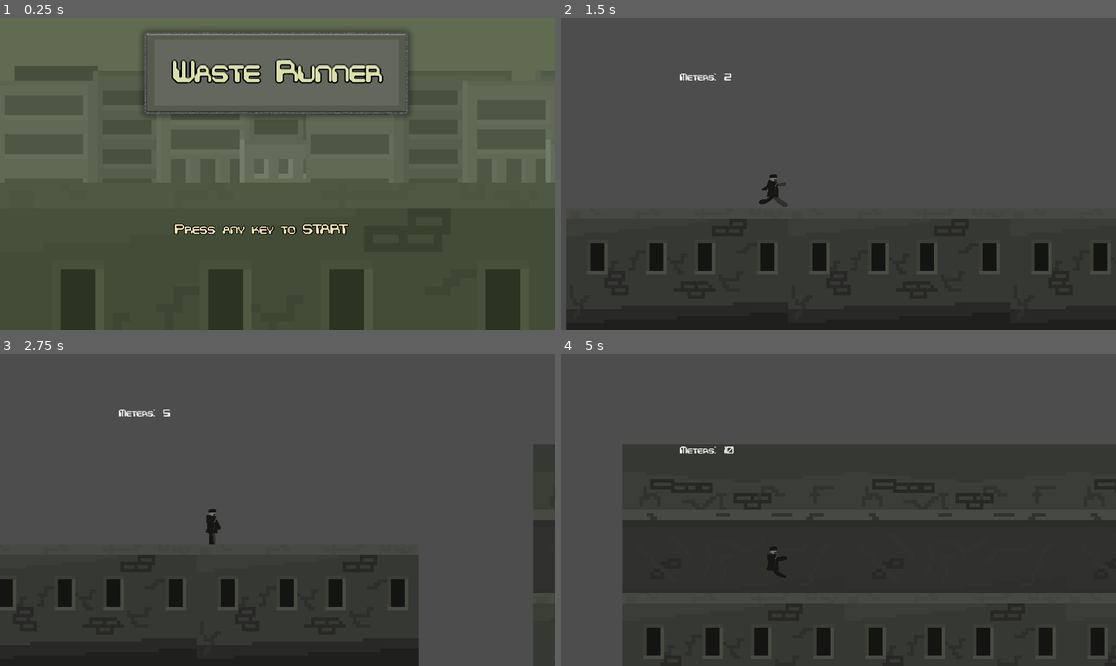
Above: before the commit, frames 1-4 (two rows, left to right).
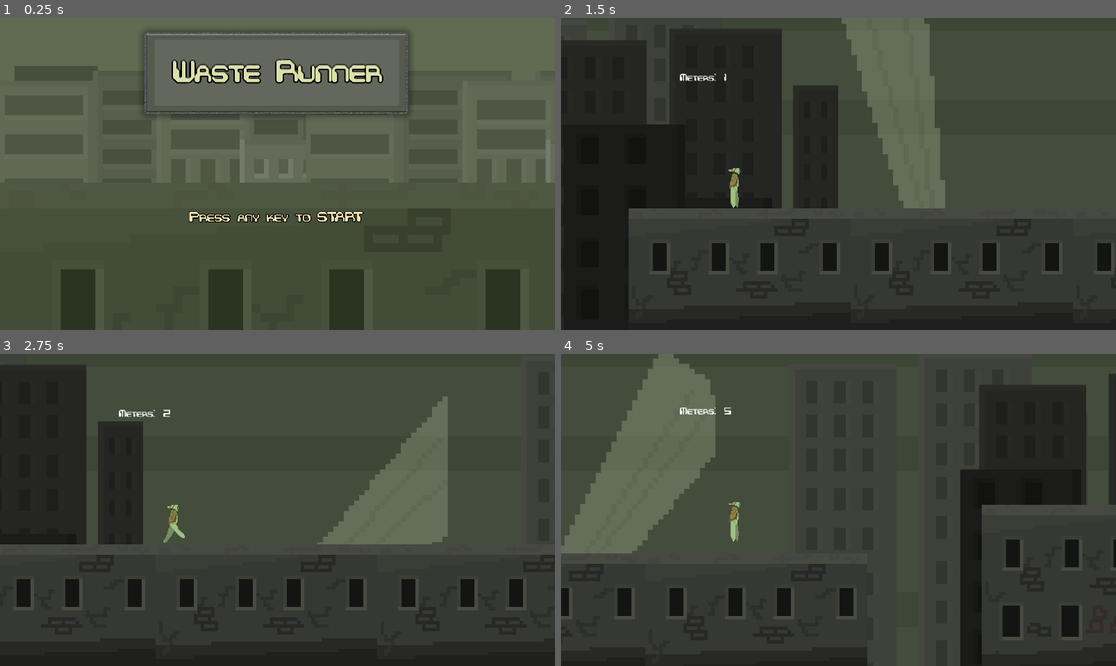
Above: after the commit, the same moments.

Repository: Dyspor/cplatformer
Game: Godot game, scene res://Data/Menus/MainMenu/MainMenu.tscn
Two runs of this game, one before a commit and one after it. Both use one fixed random seed, a clock stepped at 60 frames per second and the inputs below.
Inputs:
- Up to frame 1 (0.25 s): no input
- Up to frame 2 (1.5 s): tap Enter at 0.5 s; tap Space (Jump) at 0.77 s
- Up to frame 3 (2.75 s): tap Space (Jump) at 1.52 s
- Up to frame 4 (5 s): tap Space (Jump) at 3.02, 3.77, 4.52 s

The runs differ from the first frame. In frame 1, 1.3% of the frame differs, in the area x 31-66%, y 61-70%; in frame 2, 37%, in the area x 0-100%, y 0-100%; in frame 3, 28%; in frame 4, 31%.

Commit message:
Fixes and Updates

Diff:
--- a/Data/Menus/GameOver/game_over.tscn
+++ b/Data/Menus/GameOver/game_over.tscn
@@ -22,10 +22,10 @@
 
 [node name="Label" type="Label" parent="."]
 layout_mode = 0
-offset_left = 556.0
-offset_top = 733.0
-offset_right = 1359.0
-offset_bottom = 800.0
+offset_left = 578.0
+offset_top = 676.0
+offset_right = 1381.0
+offset_bottom = 743.0
 theme_override_constants/shadow_offset_y = 60
 theme_override_constants/outline_size = 10
 theme_override_constants/shadow_outline_size = 60
@@ -35,9 +35,9 @@
 
 [node name="ScoreTXT" type="Label" parent="."]
 layout_mode = 0
-offset_left = 347.0
+offset_left = 658.0
 offset_top = 568.0
-offset_right = 653.0
+offset_right = 964.0
 offset_bottom = 641.0
 theme_override_colors/font_color = Color(0.835779, 0.782283, 0.557748, 1)
 theme_override_constants/outline_size = 10
@@ -48,9 +48,9 @@
 
 [node name="ScoreNumb" type="Label" parent="."]
 layout_mode = 0
-offset_left = 690.0
+offset_left = 1001.0
 offset_top = 574.0
-offset_right = 1404.0
+offset_right = 1715.0
 offset_bottom = 647.0
 theme_override_colors/font_color = Color(0.368214, 0.750804, 0, 1)
 theme_override_constants/outline_size = 10
--- a/Data/Menus/MainMenu/MainMenu.tscn
+++ b/Data/Menus/MainMenu/MainMenu.tscn
@@ -26,10 +26,10 @@
 
 [node name="Label" type="Label" parent="."]
 layout_mode = 0
-offset_left = 604.0
-offset_top = 710.0
-offset_right = 1207.0
-offset_bottom = 759.0
+offset_left = 655.0
+offset_top = 668.0
+offset_right = 1258.0
+offset_bottom = 717.0
 theme_override_colors/font_color = Color(0.956863, 0.898039, 0.701961, 1)
 theme_override_colors/font_shadow_color = Color(0, 0, 0, 1)
 theme_override_colors/font_outline_color = Color(0, 0, 0, 1)
--- a/game.tscn
+++ b/game.tscn
@@ -1,9 +1,163 @@
-[gd_scene load_steps=7 format=3 uid="uid://ddsjhyoweemvi"]
-
+[gd_scene load_steps=32 format=3 uid="uid://ddsjhyoweemvi"]
+
+[ext_resource type="Texture2D" uid="uid://cm7p4u2eux0ug" path="res://Assets/Animated_Clutter/BG/BG-Statc.png" id="1_c8d26"]
 [ext_resource type="Script" path="res://playerController.gd" id="1_igih7"]
+[ext_resource type="Texture2D" uid="uid://dq4my8431yy16" path="res://Assets/Animated_Clutter/BG/BGLight.png" id="2_73d1f"]
 [ext_resource type="FontFile" uid="uid://cxwi84spn5e1k" path="res://Data/Font/chintzy.ttf" id="2_dwad5"]
+[ext_resource type="Texture2D" uid="uid://dwhqayt51bhet" path="res://Assets/Animated_Clutter/BG/BgndBldgMid.png" id="3_kgf1u"]
 [ext_resource type="Script" path="res://ground_spawner.gd" id="4_580er"]
-[ext_resource type="SpriteFrames" uid="uid://ddcbffrkomnhi" path="res://Assets/Player/player_sprite_animation.tres" id="5_fyppi"]
+[ext_resource type="Texture2D" uid="uid://lexrqaj84sr2" path="res://Assets/Animated_Clutter/BG/BgndBldgVore.png" id="4_a430f"]
+[ext_resource type="Texture2D" uid="uid://bpn63oroxdxvr" path="res://Assets/Player/Char.png" id="7_vays5"]
+
+[sub_resource type="AtlasTexture" id="AtlasTexture_dky2t"]
+atlas = ExtResource("1_c8d26")
+region = Rect2(0, 0, 64, 64)
+
+[sub_resource type="AtlasTexture" id="AtlasTexture_evc23"]
+atlas = ExtResource("1_c8d26")
+region = Rect2(0, 64, 64, 64)
+
+[sub_resource type="AtlasTexture" id="AtlasTexture_mdp12"]
+atlas = ExtResource("1_c8d26")
+region = Rect2(0, 128, 64, 64)
+
+[sub_resource type="AtlasTexture" id="AtlasTexture_ulb4u"]
+atlas = ExtResource("1_c8d26")
+region = Rect2(0, 192, 64, 64)
+
+[sub_resource type="SpriteFrames" id="SpriteFrames_bnnb4"]
+animations = [{
+"frames": [{
+"duration": 1.0,
+"texture": SubResource("AtlasTexture_dky2t")
+}, {
+"duration": 1.0,
+"texture": SubResource("AtlasTexture_evc23")
+}, {
+"duration": 1.0,
+"texture": SubResource("AtlasTexture_mdp12")
+}, {
+"duration": 1.0,
+"texture": SubResource("AtlasTexture_ulb4u")
+}],
+"loop": true,
+"name": &"BG-StaticNoise",
+"speed": 5.0
+}]
+
+[sub_resource type="AtlasTexture" id="AtlasTexture_wf3no"]
+atlas = ExtResource("2_73d1f")
+region = Rect2(0, 0, 64, 63)
+
+[sub_resource type="AtlasTexture" id="AtlasTexture_iby4w"]
+atlas = ExtResource("2_73d1f")
+region = Rect2(0, 64, 64, 63)
+
+[sub_resource type="AtlasTexture" id="AtlasTexture_khsus"]
+atlas = ExtResource("2_73d1f")
+region = Rect2(0, 128, 64, 63)
+
+[sub_resource type="AtlasTexture" id="AtlasTexture_bltci"]
+atlas = ExtResource("2_73d1f")
+region = Rect2(0, 192, 64, 63)
+
+[sub_resource type="AtlasTexture" id="AtlasTexture_5mahx"]
+atlas = ExtResource("2_73d1f")
+region = Rect2(0, 256, 64, 63)
+
+[sub_resource type="AtlasTexture" id="AtlasTexture_od8w3"]
+atlas = ExtResource("2_73d1f")
+region = Rect2(0, 320, 64, 63)
+
+[sub_resource type="AtlasTexture" id="AtlasTexture_2dr3x"]
+atlas = ExtResource("2_73d1f")
+region = Rect2(0, 384, 64, 63)
+
+[sub_resource type="AtlasTexture" id="AtlasTexture_05iit"]
+atlas = ExtResource("2_73d1f")
+region = Rect2(0, 448, 64, 63)
+
+[sub_resource type="AtlasTexture" id="AtlasTexture_q6h7h"]
+atlas = ExtResource("2_73d1f")
+region = Rect2(0, 512, 64, 63)
+
+[sub_resource type="AtlasTexture" id="AtlasTexture_sbd3n"]
+atlas = ExtResource("2_73d1f")
+region = Rect2(0, 576, 64, 63)
+
+[sub_resource type="SpriteFrames" id="SpriteFrames_o77o8"]
+animations = [{
+"frames": [{
+"duration": 1.0,
+"texture": SubResource("AtlasTexture_wf3no")
+}, {
+"duration": 1.0,
+"texture": SubResource("AtlasTexture_iby4w")
+}, {
+"duration": 1.0,
+"texture": SubResource("AtlasTexture_khsus")
+}, {
+"duration": 1.0,
+"texture": SubResource("AtlasTexture_bltci")
+}, {
+"duration": 1.0,
+"texture": SubResource("AtlasTexture_5mahx")
+}, {
+"duration": 1.0,
+"texture": SubResource("AtlasTexture_od8w3")
+}, {
+"duration": 1.0,
+"texture": SubResource("AtlasTexture_2dr3x")
+}, {
+"duration": 1.0,
+"texture": SubResource("AtlasTexture_05iit")
+}, {
+"duration": 1.0,
+"texture": SubResource("AtlasTexture_q6h7h")
+}, {
+"duration": 1.0,
+"texture": SubResource("AtlasTexture_sbd3n")
+}],
+"loop": true,
+"name": &"Lights",
+"speed": 5.0
+}]
+
+[sub_resource type="AtlasTexture" id="AtlasTexture_mof0n"]
+atlas = ExtResource("7_vays5")
+region = Rect2(0, 0, 64, 63)
+
+[sub_resource type="AtlasTexture" id="AtlasTexture_3u1i2"]
+atlas = ExtResource("7_vays5")
+region = Rect2(0, 64, 64, 63)
+
+[sub_resource type="AtlasTexture" id="AtlasTexture_3lpbf"]
+atlas = ExtResource("7_vays5")
+region = Rect2(0, 128, 64, 63)
+
+[sub_resource type="AtlasTexture" id="AtlasTexture_ryy0k"]
+atlas = ExtResource("7_vays5")
+region = Rect2(0, 192, 64, 63)
+
+[sub_resource type="SpriteFrames" id="SpriteFrames_ud2di"]
+animations = [{
+"frames": [{
+"duration": 1.0,
+"texture": SubResource("AtlasTexture_mof0n")
+}, {
+"duration": 1.0,
+"texture": SubResource("AtlasTexture_3u1i2")
+}, {
+"duration": 1.0,
+"texture": SubResource("AtlasTexture_3lpbf")
+}, {
+"duration": 1.0,
+"texture": SubResource("AtlasTexture_ryy0k")
+}],
+"loop": true,
+"name": &"default",
+"speed": 5.0
+}]
 
 [sub_resource type="RectangleShape2D" id="RectangleShape2D_io54n"]
 size = Vector2(15, 44)
@@ -11,6 +165,61 @@
 [sub_resource type="WorldBoundaryShape2D" id="WorldBoundaryShape2D_clva3"]
 
 [node name="Game" type="Node2D"]
+
+[node name="ParallaxBackground" type="ParallaxBackground" parent="."]
+
+[node name="Static" type="ParallaxLayer" parent="ParallaxBackground"]
+position = Vector2(222, -98)
+motion_scale = Vector2(0, 0)
+
+[node name="AnimatedSprite2D" type="AnimatedSprite2D" parent="ParallaxBackground/Static"]
+modulate = Color(0.752174, 0.793477, 0.70119, 1)
+position = Vector2(318, 353)
+scale = Vector2(20, 20)
+sprite_frames = SubResource("SpriteFrames_bnnb4")
+animation = &"BG-StaticNoise"
+autoplay = "BG-StaticNoise"
+
+[node name="Light" type="ParallaxLayer" parent="ParallaxBackground"]
+modulate = Color(1, 1, 1, 0.278431)
+texture_filter = 1
+position = Vector2(401, -218)
+motion_mirroring = Vector2(1920, 0)
+
+[node name="AnimatedSprite2D" type="AnimatedSprite2D" parent="ParallaxBackground/Light"]
+scale = Vector2(6, 6)
+sprite_frames = SubResource("SpriteFrames_o77o8")
+animation = &"Lights"
+autoplay = "Lights"
+frame = 6
+frame_progress = 0.45539
+
+[node name="BLDgMid2" type="ParallaxLayer" parent="ParallaxBackground"]
+position = Vector2(-16, -196)
+motion_mirroring = Vector2(850, 0)
+
+[node name="Sprite2D" type="Sprite2D" parent="ParallaxBackground/BLDgMid2"]
+modulate = Color(0.791999, 0.791999, 0.791999, 1)
+scale = Vector2(6.5, 6.5)
+texture = ExtResource("3_kgf1u")
+
+[node name="BLDgMid" type="ParallaxLayer" parent="ParallaxBackground"]
+position = Vector2(53, -172)
+motion_mirroring = Vector2(1000, 0)
+
+[node name="Sprite2D" type="Sprite2D" parent="ParallaxBackground/BLDgMid"]
+modulate = Color(0.470074, 0.470077, 0.470075, 1)
+scale = Vector2(6.5, 6.5)
+texture = ExtResource("3_kgf1u")
+
+[node name="BldgVor" type="ParallaxLayer" parent="ParallaxBackground"]
+position = Vector2(20, -137)
+motion_mirroring = Vector2(950, 0)
+
+[node name="Sprite2D" type="Sprite2D" parent="ParallaxBackground/BldgVor"]
+modulate = Color(0.497474, 0.497474, 0.497474, 1)
+scale = Vector2(5, 5)
+texture = ExtResource("4_a430f")
 
 [node name="Player" type="CharacterBody2D" parent="."]
 position = Vector2(19, -167)
@@ -20,12 +229,12 @@
 script = ExtResource("1_igih7")
 gravity = 250.0
 jump_force = 250.0
-start_move_speed = 225.0
-add_speed_per_second = 5.0
+start_move_speed = 100.0
+add_speed_per_second = 15.0
 min_jump_time = 0.1
 
 [node name="Camera2D" type="Camera2D" parent="Player"]
-position = Vector2(100, -50)
+position = Vector2(158.667, -49.3333)
 zoom = Vector2(3, 3)
 limit_left = -100
 limit_bottom = 0
@@ -47,12 +256,11 @@
 theme_override_fonts/font = ExtResource("2_dwad5")
 
 [node name="AnimatedSprite2D" type="AnimatedSprite2D" parent="Player"]
+modulate = Color(0.729412, 1, 1, 1)
+self_modulate = Color(1, 0.877831, 0.596266, 1)
 position = Vector2(0, -64)
-sprite_frames = ExtResource("5_fyppi")
-animation = &"move"
-autoplay = "move"
-frame = 1
-frame_progress = 0.31442
+sprite_frames = SubResource("SpriteFrames_ud2di")
+autoplay = "default"
 centered = false
 offset = Vector2(-25, 0)
 
@@ -62,6 +270,7 @@
 debug_color = Color(0.828229, 0.00150534, 0.949095, 0.42)
 
 [node name="Spawner" type="Node2D" parent="."]
+z_index = 2
 script = ExtResource("4_580er")
 
 [node name="DeathZone" type="Area2D" parent="."]
--- a/ground_spawner.gd
+++ b/ground_spawner.gd
@@ -4,7 +4,7 @@
 const small_building: PackedScene = preload("res://Prefabs/BuildingSmall.tscn")
 const medium_building: PackedScene = preload("res://Prefabs/BuildingMedium.tscn")
 const big_building: PackedScene = preload("res://Prefabs/BuildingBig.tscn")
-const tunnel_building: PackedScene = preload("res://Prefabs/BuildingTunnel.tscn")
+#const tunnel_building: PackedScene = preload("res://Prefabs/BuildingTunnel.tscn")
 
 @export var platform_gap: float = 900.0
 
@@ -14,7 +14,7 @@
 
 # Called when the node enters the scene tree for the first time.
 func _ready() -> void:
-	buildings = [small_building, medium_building, big_building, tunnel_building]
+	buildings = [small_building, medium_building, big_building,]
 
 	var start_building: Node = medium_building.instantiate()
 	start_building.position = Vector2(last_spawn, 0)
Binary file added: Assets/Animated_Clutter/BG/BG-Statc.png
Not shown, added: Assets/Animated_Clutter/BG/BG-Statc.png.import
Binary file added: Assets/Animated_Clutter/BG/BGLight.png
Not shown, added: Assets/Animated_Clutter/BG/BGLight.png.import
Binary file added: Assets/Animated_Clutter/BG/BgndBldgMid.png
Not shown, added: Assets/Animated_Clutter/BG/BgndBldgMid.png.import
Binary file added: Assets/Animated_Clutter/BG/BgndBldgVore.png
Not shown, added: Assets/Animated_Clutter/BG/BgndBldgVore.png.import
Binary file added: Assets/Animated_Clutter/RecBgndBldg.png
Not shown, added: Assets/Animated_Clutter/RecBgndBldg.png.import
Binary file added: Assets/Player/Char.png
Not shown, added: Assets/Player/Char.png.import
